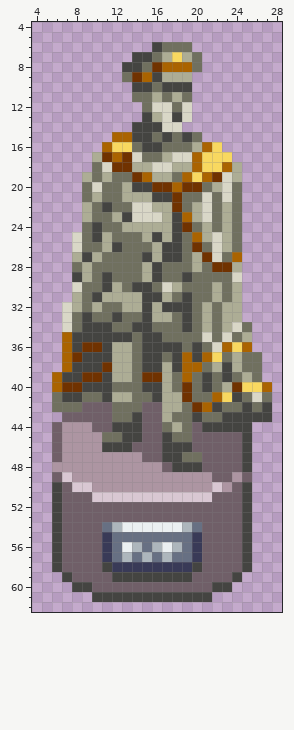
Pixel-art sprite, stored at Resources/Textures/SS220/Structures/Decorations/hero_statue.rsi/admiral.png. The picture above was drawn from the file before the commit.
The file is 32x64 pixels. Colours within 5 levels of each other are drawn and written as one. Shown: x 4..28, y 4..62. The old version is drawn lined up with the new one.
After:
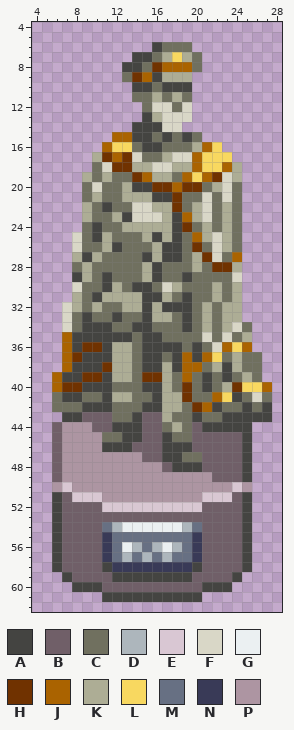
Palette (. is transparent): A #444441  B #705f68  C #70705f  D #adb6bc  E #d9c7d3  F #d9d7c7  G #ebf0f2  H #703200  J #aa6300  K #adad95  L #f8d860  M #677083  N #393a57  P #ad95a2
The exact change:
{"change": "whole drawing moved by +0,-1 (the old picture is shown already moved)"}
{"y":13,"x":18,"old":"A","new":"F"}
{"y":42,"x":9,"old":"BBB","new":"AAA"}
{"y":42,"x":15,"old":"BB","new":"AA"}
{"y":43,"x":7,"old":"BB","new":"AA"}
{"y":48,"x":6,"old":"P","new":"B"}
{"y":49,"x":7,"old":"E","new":"P"}
{"y":49,"x":24,"old":"PB","new":"BA"}
{"y":50,"x":6,"old":"ABEE","new":"PEPP"}
{"y":50,"x":22,"old":"E","new":"P"}
{"y":50,"x":24,"old":"BA","new":"EP"}
{"y":51,"x":8,"old":"BB","new":"EE"}
{"y":51,"x":11,"old":"EEEEEEEEEE","new":"PPPPPPPPPP"}
{"y":51,"x":22,"old":"BB","new":"EE"}
{"y":52,"x":11,"old":"BBBBBBBBBB","new":"EEEEEEEEEE"}
{"y":60,"x":10,"old":"B","new":"A"}
{"y":60,"x":21,"old":"B","new":"A"}
{"y":61,"x":10,"old":"A","new":"."}
{"y":61,"x":21,"old":"A","new":"."}
